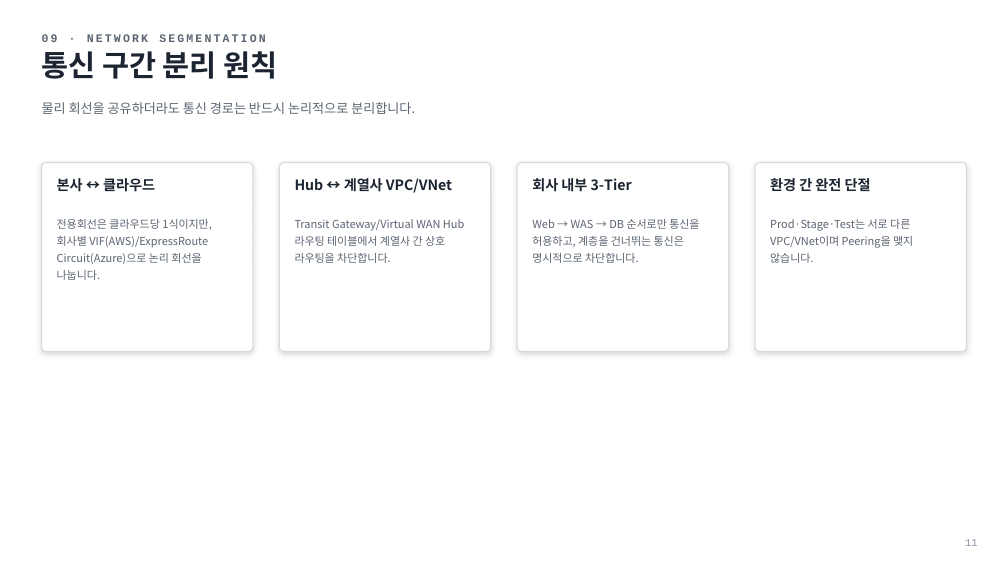
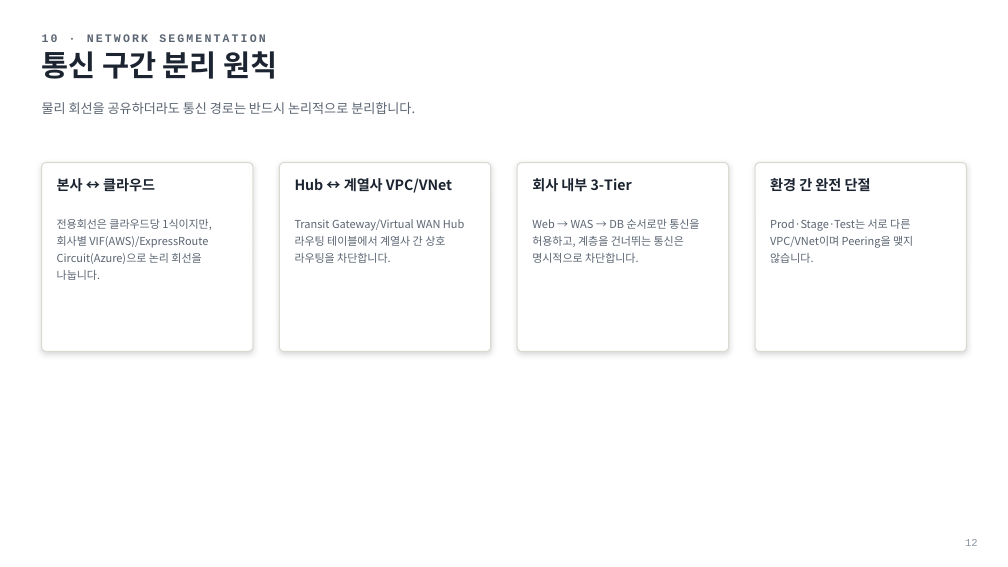
Before and after one commit to leeyonsei78/isms-cloud-audit-matrix, a slide deck: slide 12 of architecture/finance-multicloud-architecture.pptx (slide 11 before the commit). Drawn at 1008x567 pixels with LibreOffice and Linux fonts; fonts in the diff are those of the drawing. Boxes give left, top, right and bottom in pixels: in the first picture for what was removed or moved away, otherwise in the second. Text is boxed around its words. In the diff, an @@ line names an element or a change of style, - is before the commit and + after.

```diff
--- a/architecture/finance-multicloud-architecture.pptx
+++ b/architecture/finance-multicloud-architecture.pptx
@@ text at (42, 34, 266, 42): text changed @@
-09 · NETWORK SEGMENTATION
+10 · NETWORK SEGMENTATION
@@ text at (965, 539, 978, 546): text changed @@
-11
+12
```
Also in this commit, not shown: 13 other slides changed, 1 slide added, 1 other file.
